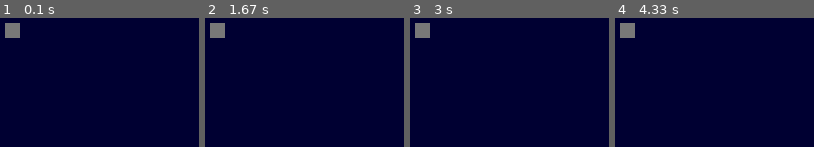
Above: before the commit, frames 1-4 (left to right).
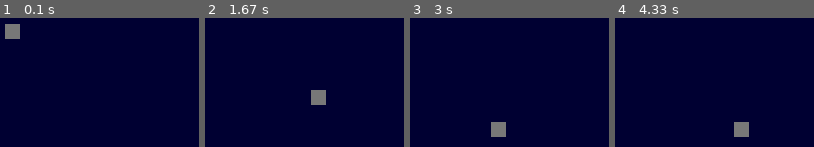
Above: after the commit, the same moments.

Repository: ezfe/Space-Attack
Game: pygame game, started from Space-Attack/main.py
Same seed, same stepped clock (60 frames per second), same inputs: the game is played once before the commit and once after it.
Inputs:
- Up to frame 1 (0.1 s): no input
- Up to frame 2 (1.67 s): hold D 0.33-0.8 s; hold D 0.83-1.3 s; hold A from 1.33 s (still down)
- Up to frame 3 (3 s): release A at 1.87 s; hold A 1.9-2.3 s; hold D 2.33-2.97 s
- Up to frame 4 (4.33 s): hold A 3-3.47 s; hold D 3.5-3.97 s; hold D from 4 s (still down)

The runs differ from the first frame. In frame 1, 0.1% of the frame differs, in the area x 2-11%, y 3-17%; in frame 2, 1.8%, in the area x 2-61%, y 3-68%; in frame 3, 1.8%; in frame 4, 1.8%.

Commit message:
Improved physics

Diff:
--- a/Space-Attack/main.py
+++ b/Space-Attack/main.py
@@ -19,13 +19,32 @@
     def handle_event(self, event):
         if event.type == KEYDOWN:
             if event.key == K_d:
-                print("hey!")
+                self.player.moveRight()
+            if event.key == K_a:
+                self.player.moveLeft()
         return True
     def poll(self):
         pass
 
 class Player(Actor):
-    pass
+    xVelocity = 0
+    yVelocity = 0
+    def update(self):
+        self.x = self.x + self.xVelocity
+        self.xVelocity = self.xVelocity * .95
+
+        print(self.y)
+
+        if self.y < 100:
+            self.yVelocity = self.yVelocity - 1
+        else:
+            self.yVelocity = self.yVelocity * -0.80
+            print(self.yVelocity)
+        self.y = self.y - self.yVelocity
+    def moveRight(self):
+        self.xVelocity += 1
+    def moveLeft(self):
+        self.xVelocity -= 1
 
 myapp = SpaceAttackApp()
 myapp.run(20)
